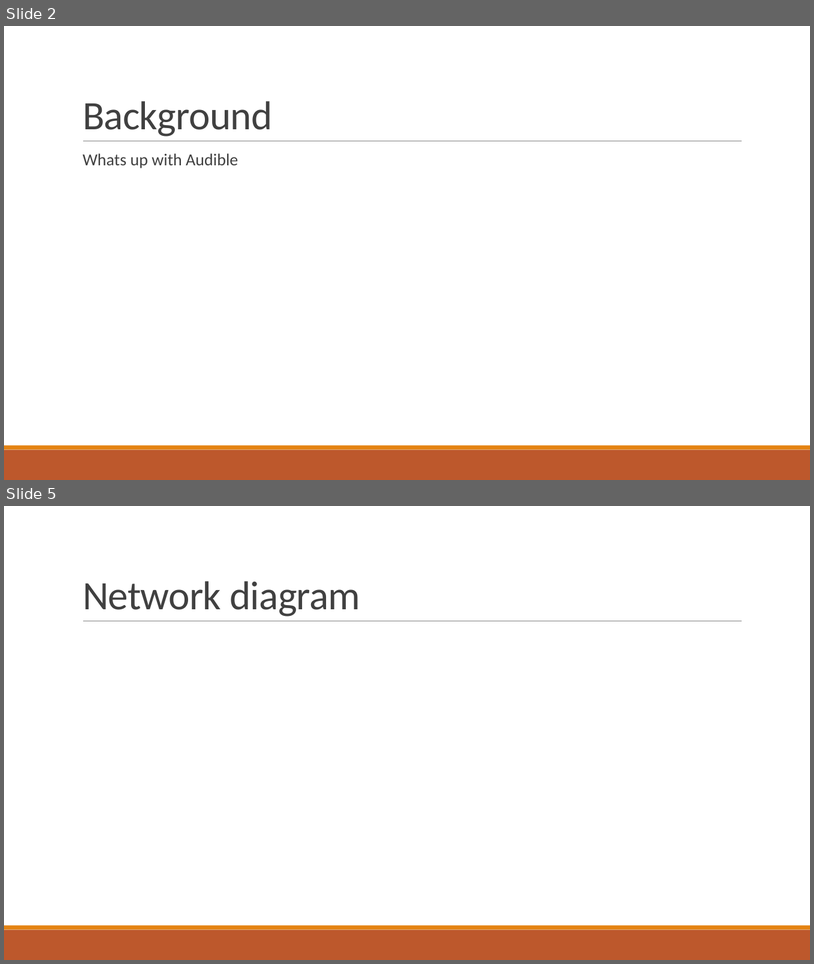
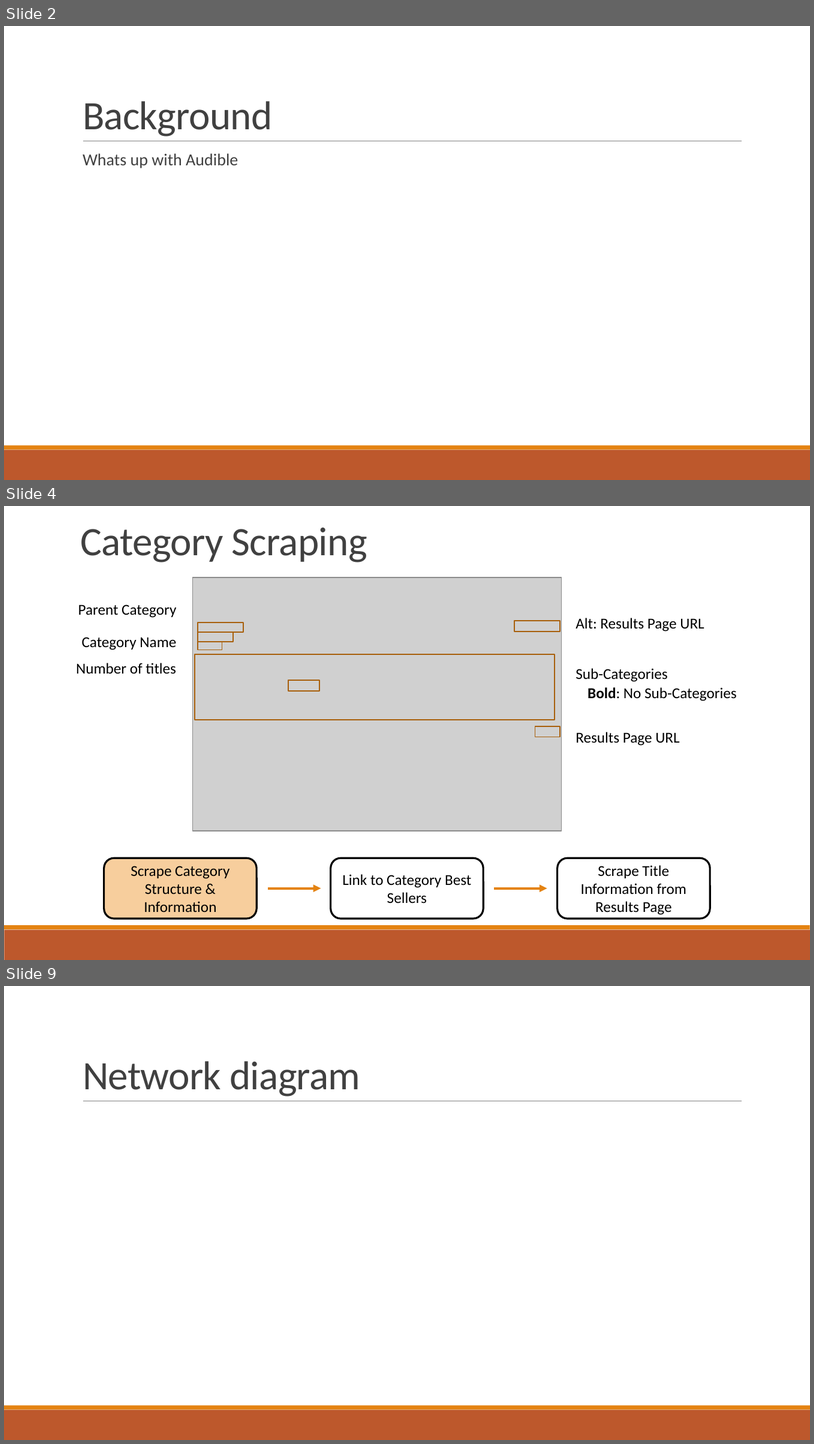
Before and after one commit to jwelch1123/finding_the_tree_in_the_forest, a slide deck: Presentation.pptx. Shown one above the other, each under a label of ours: slides 2 and 5 before the commit, slides 2, 4 and 9 after it; the slides between them are not shown. The pictures are 814x964 and 814x1444 pixels, drawn with LibreOffice and Linux fonts; fonts in the diff are those of the drawing; grey boxes stand for pictures. Boxes give left, top, right and bottom in pixels: in the first picture for what was removed or moved away, otherwise in the second. Text is boxed around its words. In the diff, an @@ line names an element or a change of style, - is before the commit and + after.

```diff
--- a/Presentation.pptx
+++ b/Presentation.pptx
@@ slide 4 added at (4,506,810,960), background #FFFFFF; not listed: 2 template elements that a slide beside it also shows @@
@@ text added at (80,528,368,562), 48 pt, text #404040 @@
+Category Scraping
@@ group added at (76,577,737,831): 7 rectangles, 7 texts, 1 picture @@
+Parent Category
+Category Name
+Number of titles
+Sub-Categories
+Results Page URL
+Bold: No Sub-Categories
+Alt: Results Page URL
@@ group added at (104,858,711,919): 3 rounded rectangles, 2 arrows @@
+Scrape Category Structure & Information
+Link to Category Best Sellers
+Scrape Title Information from Results Page
@@ what was slide 5 is now slide 9 @@
```
Also in this commit, not shown: 2 slides changed, 3 other slides added, 4 other files.
